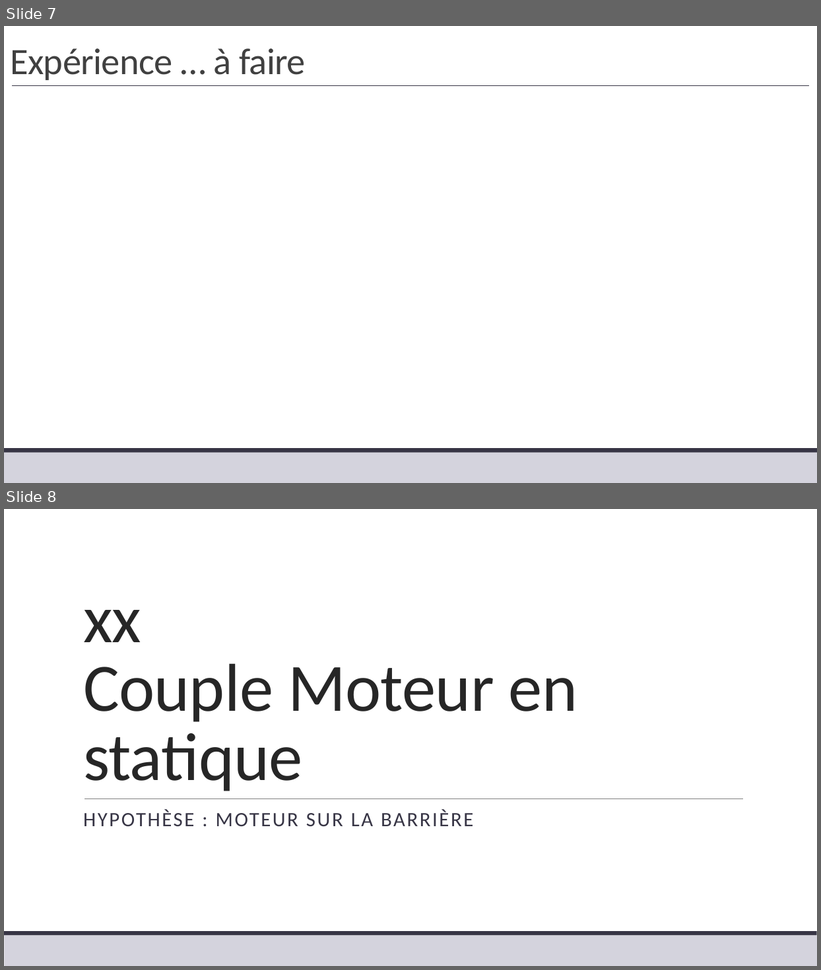
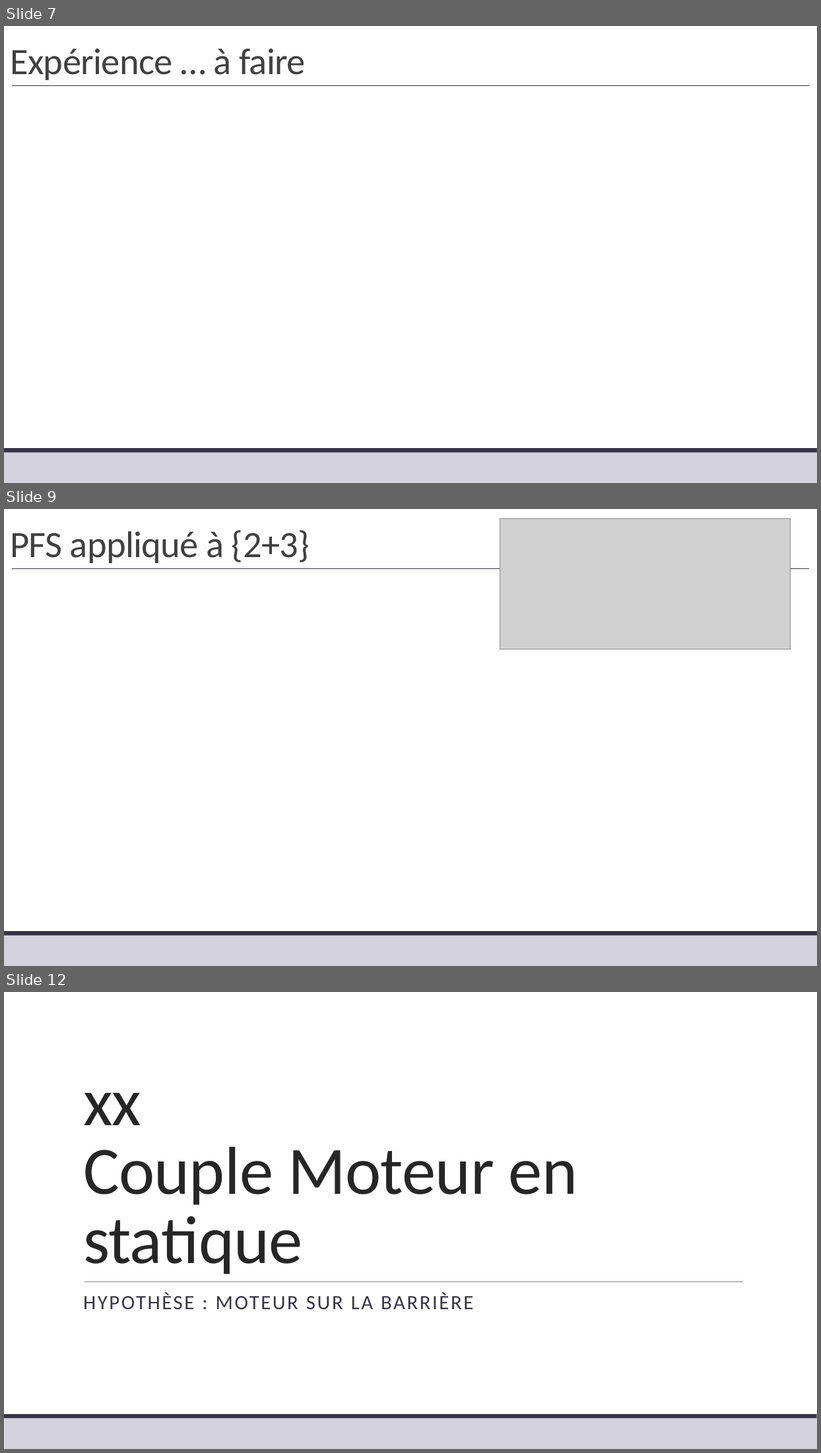
Before and after one commit to xpessoles/TP_Corriges, a slide deck: 19_Sympact/19_Sympact_Corrige.pptx. Shown one above the other, each under a label of ours: slides 7 and 8 before the commit, slides 7, 9 and 12 after it; the slides between them are not shown. The pictures are 821x970 and 821x1453 pixels, drawn with LibreOffice and Linux fonts; fonts in the diff are those of the drawing; grey boxes stand for pictures. Boxes give left, top, right and bottom in pixels: in the first picture for what was removed or moved away, otherwise in the second. Text is boxed around its words. In the diff, an @@ line names an element or a change of style, - is before the commit and + after.

```diff
--- a/19_Sympact/19_Sympact_Corrige.pptx
+++ b/19_Sympact/19_Sympact_Corrige.pptx
@@ slide 9 added at [4, 509, 817, 966], background #FFFFFF; not listed: 3 template elements that a slide beside it also shows @@
@@ picture added at [500, 518, 791, 649] @@
@@ title added at [10, 530, 310, 563], 44 pt, text #404040 @@
+PFS appliqué à {2+3}
@@ what was slide 8 is now slide 12 @@
```
Also in this commit, not shown: 1 slide changed, 3 other slides added.
